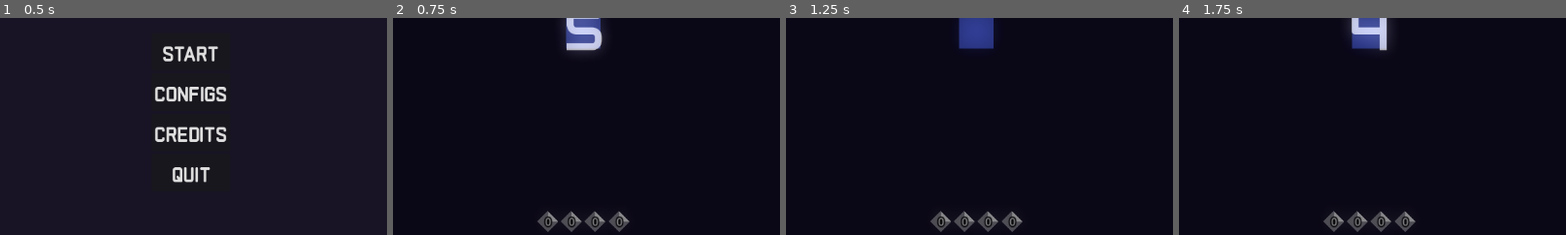
Above: before the commit, frames 1-4 (left to right).
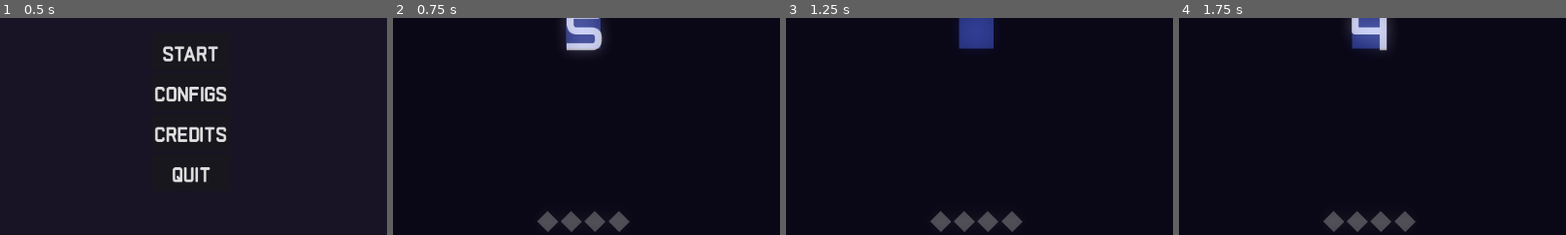
Above: after the commit, the same moments.

Repository: matheusmondenez/my-first-platform-game
Game: Godot game, scene res://wave_shooter/ui/main_menu.tscn
The game is run twice, just before and just after one commit, with the same random seed, the same clock (stepped at 60 frames per second) and the same inputs.
Inputs (mouse positions are % of the whole screen's width and height, from its top left):
- Up to frame 1 (0.5 s): no input
- Up to frame 2 (0.75 s): click "START" at 0.5 s
- Up to frame 3 (1.25 s): no input
- Up to frame 4 (1.75 s): tap Enter at 1.25 s; move the mouse to (72, 45) at 1.27 s; press the mouse at (72, 45) at 1.28 s; hold D (right) from 1.28 s (still down); tap W (up) at 1.52, 1.55 s
The pictures show only the part of the screen within x 25-75%, y 47-97%; the shares and areas given below are measured in that part.

Frame 1 is identical in both runs. In frame 2, 0.4% of the frame differs, in the area x 39-61%, y 89-97%; in frame 3, 0.4%; in frame 4, 0.4%.

Commit message:
improves skill icon with scene properties

Diff:
--- a/wave_shooter/entities/enemies/base_enemy.gd
+++ b/wave_shooter/entities/enemies/base_enemy.gd
@@ -46,7 +46,7 @@
 	if area.is_in_group("damage") and not is_stunned:
 		var shot = area.get_parent()
 		if shot is Polygon2D: # Projectile is Polygon2D
-			stats.life -= shot.power
+			stats.life -= shot.power # Bug porque o shield tá entrando aqui
 		else: # SweepShot is Sprite2D
 			stats.life -= shot.props.power
 		is_stunned = true
--- a/wave_shooter/singletons/helpers.gd
+++ b/wave_shooter/singletons/helpers.gd
@@ -5,3 +5,9 @@
 	parent.add_child(instance)
 	instance.global_position = location
 	return instance
+
+func get_scene_resource_props(scene: PackedScene):
+	var instance: Object = scene.instantiate()
+	var props: Resource = instance.props
+	instance.free()
+	return props
--- a/wave_shooter/ui/cooldown_icon.gd
+++ b/wave_shooter/ui/cooldown_icon.gd
@@ -1,11 +1,13 @@
 extends ColorRect
 
-var cooldown: float
-var label: String
+var skill: PackedScene = null
 
 func _ready() -> void:
-	print("CD: ", cooldown)
-	material = material.duplicate()
-	$Teste.text = label
-	$Animation.speed_scale = $Animation.get_animation("cooldown").length / cooldown
-	$Animation.play("cooldown")
+	if not skill:
+		$".".material.set_shader_parameter("cooldown_progress", 0)
+	else:
+		var props = Helpers.get_scene_resource_props(skill)
+		material = material.duplicate()
+		$Teste.text = props.name
+		$Animation.speed_scale = $Animation.get_animation("cooldown").length / props.cooldown
+		$Animation.play("cooldown")
--- a/wave_shooter/ui/hud.gd
+++ b/wave_shooter/ui/hud.gd
@@ -60,13 +60,15 @@
 		Global.instance_node(LIFE_TSCN, $Life/Markers.get_child(life).global_position, $Life)
 
 func init_hud_skills() -> void:
+	var i: int = 0
 	for marker in $Skills.get_children():
 		var icon = SKILL_ICON.instantiate()
-		icon.label = "1" if SkillManager.assigned[0] else "0"
+		if SkillManager.assigned[i]:
+			icon.skill = SkillManager.assigned[i]
 		icon.position = marker.position
-		icon.cooldown = 60
 		icon.scale = Vector2(2, 2)
 		add_child(icon)
+		i += 1
 
 func update_hud_lifes(type) -> void:
 	if type == LIVES_UPDATE.INCREASE:
